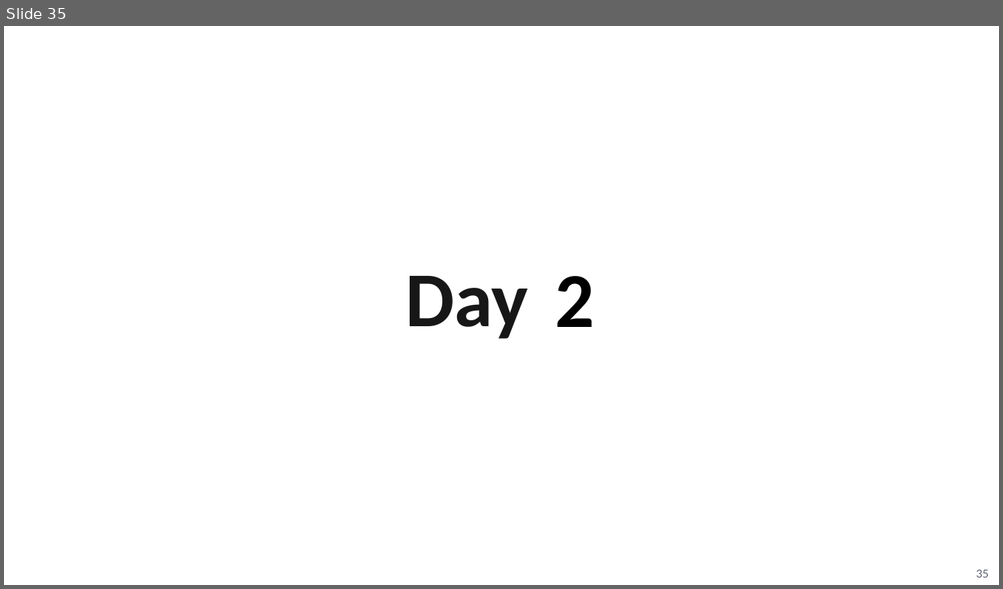
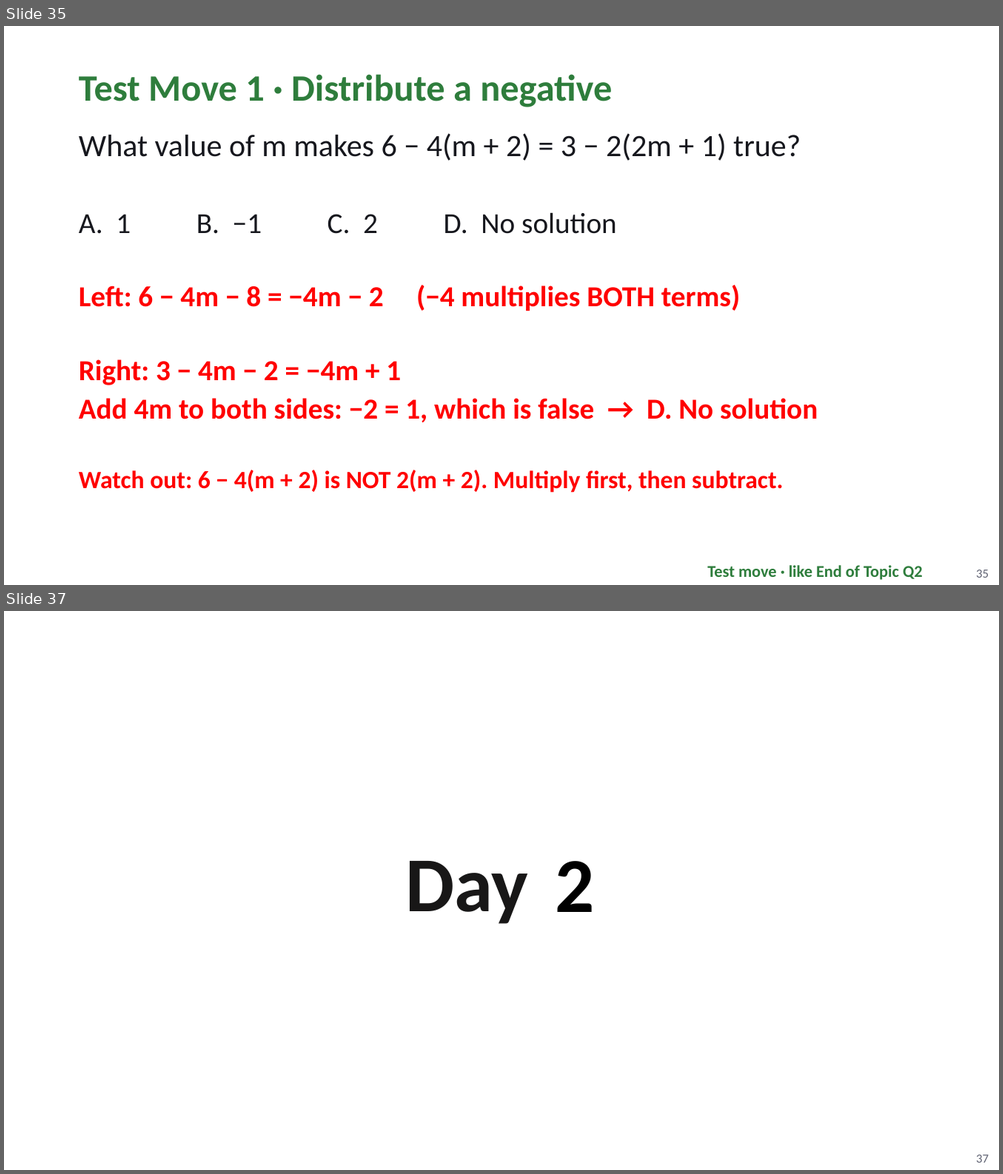
Before and after one commit to Apolloat2022/Algebra1M2U1L4, a slide deck: Module 3 topic 1/BLMathematics_AlgI_M3_T1_L1_LessonSlides_ENG_with_answers.pptx. Shown one above the other, each under a label of ours: slide 35 before the commit, slides 35 and 37 after it; the slides between them are not shown. The pictures are 1003x589 and 1003x1174 pixels, drawn with LibreOffice and Linux fonts; fonts in the diff are those of the drawing; background and template pictures are left out. Boxes give left, top, right and bottom in pixels: in the first picture for what was removed or moved away, otherwise in the second. Text is boxed around its words. In the diff, an @@ line names an element or a change of style, - is before the commit and + after.

```diff
--- a/Module 3 topic 1/BLMathematics_AlgI_M3_T1_L1_LessonSlides_ENG_with_answers.pptx
+++ b/Module 3 topic 1/BLMathematics_AlgI_M3_T1_L1_LessonSlides_ENG_with_answers.pptx
@@ slide 35 added at bbox=[4, 26, 999, 585], background #FFFFFF @@
@@ text added at bbox=[79, 74, 612, 107], 36 pt, text #2E7D3C, bold @@
+Test Move 1 · Distribute a negative
@@ text added at bbox=[79, 133, 800, 161], 30 pt, text #16171D @@
+What value of m makes 6 − 4(m + 2) = 3 − 2(2m + 1) true?
@@ text added at bbox=[79, 212, 617, 234], 28 pt, text #16171D @@
+A. 1 B. −1 C. 2 D. No solution
@@ text added at bbox=[79, 285, 740, 311], 28 pt, text #FF0000, bold @@
+Left: 6 − 4m − 8 = −4m − 2 (−4 multiplies BOTH terms)
@@ text added at bbox=[79, 360, 401, 386], 28 pt, text #FF0000, bold @@
+Right: 3 − 4m − 2 = −4m + 1
@@ text added at bbox=[79, 398, 817, 423], 28 pt, text #FF0000, bold @@
+Add 4m to both sides: −2 = 1, which is false → D. No solution
@@ text added at bbox=[79, 470, 782, 493], 24 pt, text #FF0000, bold @@
+Watch out: 6 − 4(m + 2) is NOT 2(m + 2). Multiply first, then subtract.
@@ text added at bbox=[707, 565, 922, 580], 16 pt, text #2E7D3C, bold @@
+Test move · like End of Topic Q2
@@ page number added at bbox=[976, 570, 988, 578], 12 pt, text #5F6272 @@
+35
@@ what was slide 35 is now slide 37 @@
@@ page number at bbox=[976, 1155, 988, 1163]: text changed @@
-35
+37
```
Also in this commit, not shown: 4 slides changed, 1 other slide added, 14 other files.
